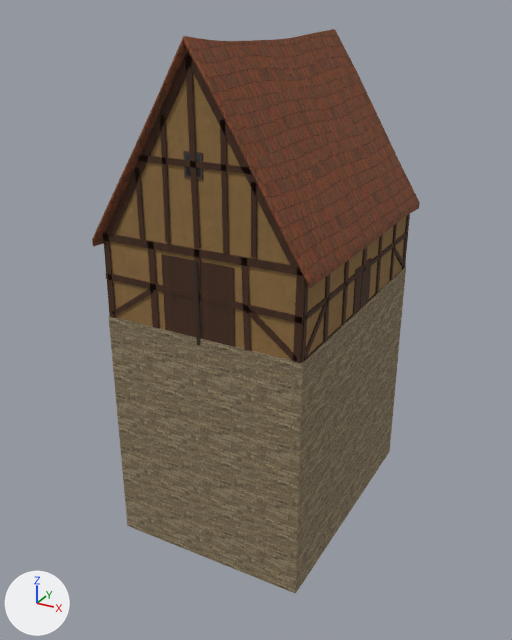
Two versions of the glTF model assets/3D/buildings/barn/barn.glb, one commit apart.
Both versions are drawn from a 50 mm lens placed at (22.4, -42.9, 19.2), pointed at (-0.6, -1.1, -1.7). The lights are fixed; the arrows at lower left show +X, +Y and +Z. The older version comes first. Vertices at exactly the same position are counted once.

The first picture shows 'barn_export'.
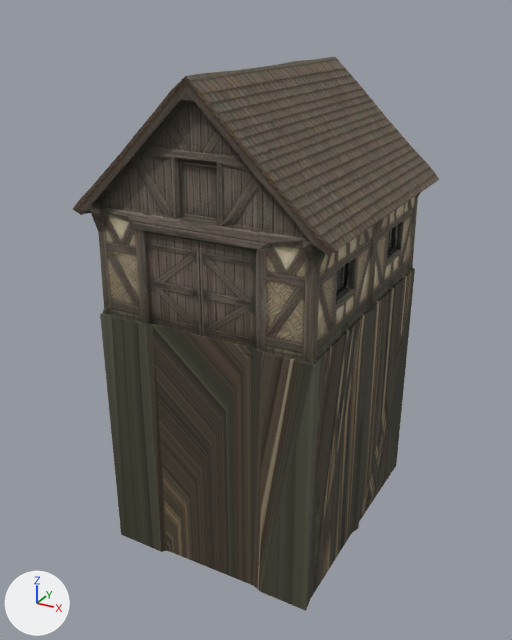
Changed parts and their boxes (x1, y1, x2, y2) in the pictures (512 x 640 px):
'barn_export', reshaped (12% wider): before (92, 29, 420, 594); after (73, 57, 439, 611)
part 1 of me_barn_030, rebuilt (12% wider, 19% taller): before (92, 29, 420, 288); after (73, 57, 439, 365)
part 2 of me_barn_030, rebuilt (6% wider): before (109, 267, 406, 594); after (100, 268, 415, 611)
part 3 of me_barn_030, deleted (brown): before (102, 54, 410, 363)
part 4 of me_barn_030, cut back (brown): before (110, 74, 408, 360)

The change, as a list of edits to the scene's bpy script:
```text
Add img_barn_atlas:
    img_barn_atlas = load_image('barn_atlas', '_unpacked/barn_atlas', 1024, 1024, 'sRGB')
Add mat_hh_wall_barn:
    mat_hh_wall_barn = bpy.data.materials.new('hh_wall_barn')
    # uses the picture img_barn_atlas
Add mat_hh_roof_barn:
    mat_hh_roof_barn = bpy.data.materials.new('hh_roof_barn')
    # uses the picture img_barn_atlas
Change me_barn_030:
    used by ob_barn_export; location = (0.0, 0.0, 0.0)
    remove me_barn_030.from_pydata(...)  # 1032 vertices, 1796 faces; spans x -7.6..7.6, y -10.0..10.0, z -17.0..17.9
    remove me_barn_030.materials.append(mat_hh_void)
    remove me_barn_030.materials.append(mat_hh_wall_daub)
    remove me_barn_030.materials.append(mat_hh_roof_brown_grey)
    remove me_barn_030.materials.append(mat_hh_timber)
    remove me_barn_030.materials.append(mat_hh_wall_rubble)
    add me_barn_030.from_pydata(...)  # 664 vertices, 1265 faces; spans x -9.0..9.0, y -10.0..10.0, z -18.1..15.9
    me_barn_030 part 1: the loose piece of 410 vertices spanning x -7.6..7.6, y -10.0..10.0, z 5.2..17.9 is rebuilt with 591 vertices and now spans x -9.0..9.0, y -10.0..10.0, z 0.0..15.9
    me_barn_030 part 2: the loose piece of 8 vertices spanning x -7.1..7.1, y -9.6..9.6, z -17.0..0.4 is rebuilt with 40 vertices and now spans x -7.9..8.0, y -9.6..9.6, z -18.1..0.5, in mat_hh_wall_barn
    me_barn_030 part 3: 62 loose pieces with 496 vertices, spanning x -7.1..7.1, y -9.6..9.5, z -0.1..17.0, are deleted
    me_barn_030 part 4
    118 vertices are removed from x -7.1..7.1, y -9.4..9.4, z 0.0..17.0
    224 faces are deleted
    33 vertices are added at x -7.2..7.2, y -5.6..3.4, z 3.4..4.5
    11 new faces join them, mat_hh_wall_barn
    add me_barn_030.materials.append(mat_hh_roof_barn)
    add me_barn_030.materials.append(mat_hh_wall_barn)
```
